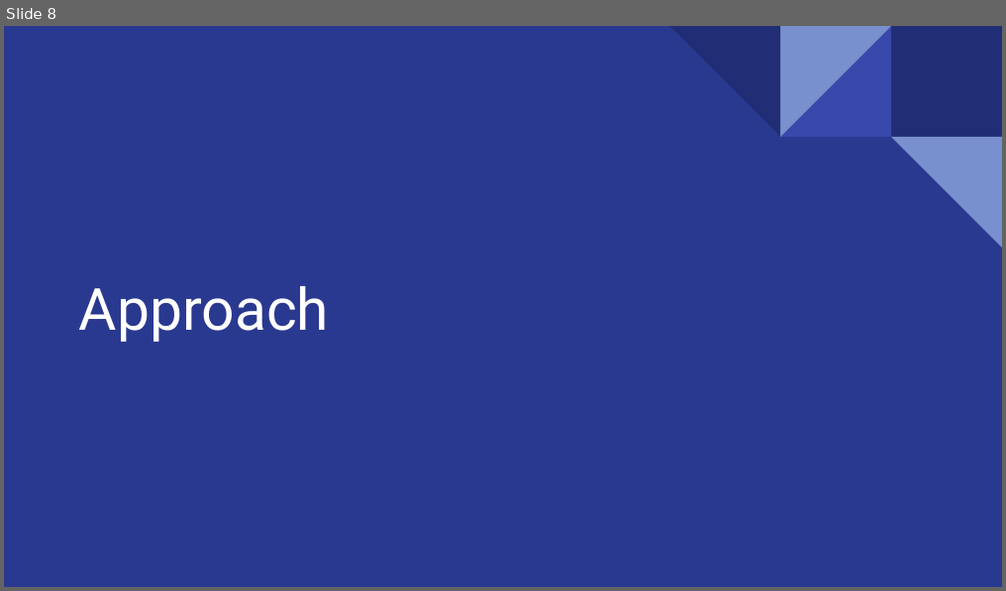
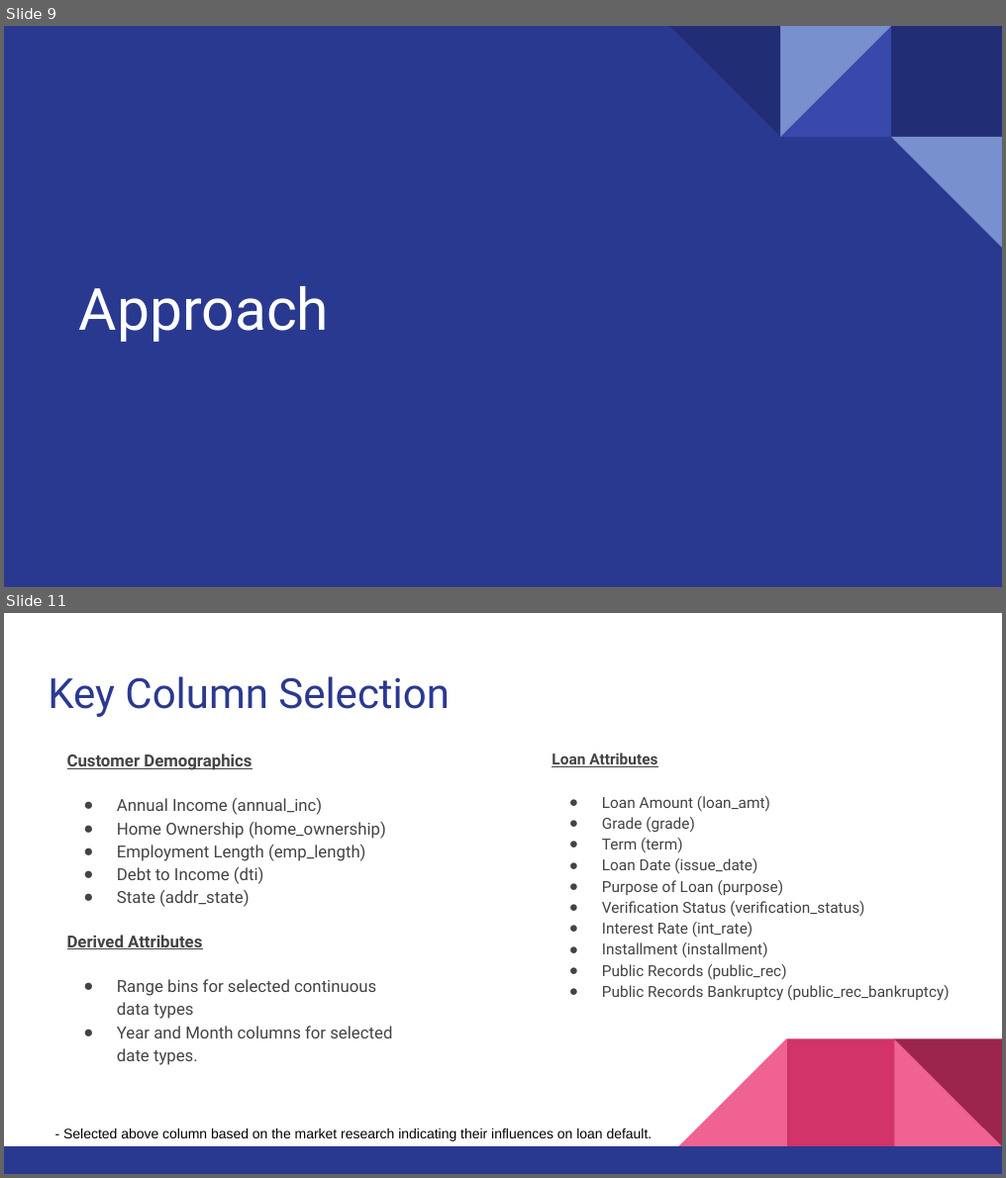
Before and after one commit to rajeevin/LendingClubCaseStudy, a slide deck: Lending Club Case study.pptx. Shown one above the other, each under a label of ours: slide 8 before the commit, slides 9 and 11 after it; the slides between them are not shown. The pictures are 1006x591 and 1006x1178 pixels, drawn with LibreOffice and Linux fonts; fonts in the diff are those of the drawing. Boxes give left, top, right and bottom in pixels: in the first picture for what was removed or moved away, otherwise in the second. Text is boxed around its words. In the diff, an @@ line names an element or a change of style, - is before the commit and + after.

```diff
--- a/Lending Club Case study.pptx
+++ b/Lending Club Case study.pptx
@@ slide 11 added at bbox=[4, 613, 1002, 1174], background #FFFFFF @@
@@ title added at bbox=[48, 676, 450, 717], 30 pt, text #2A3990 @@
+Key Column Selection
@@ text added at bbox=[67, 754, 386, 907], 12 pt, text #434343 @@
+Customer Demographics
+● Annual Income (annual_inc)
+● Home Ownership (home_ownership)
+● Employment Length (emp_length)
+● Debt to Income (dti)
+● State (addr_state)
@@ text added at bbox=[551, 753, 949, 1001], 11 pt, text #434343 @@
+Loan Attributes
+● Loan Amount (loan_amt)
+● Grade (grade)
+● Term (term)
+● Loan Date (issue_date)
+● Purpose of Loan (purpose)
+● Verification Status (verification_status)
+● Interest Rate (int_rate)
+● Installment (installment)
+● Public Records (public_rec)
+● Public Records Bankruptcy (public_rec_bankruptcy)
@@ text added at bbox=[67, 935, 392, 1065], 12 pt, text #434343 @@
+Derived Attributes
+● Range bins for selected continuous data types
+● Year and Month columns for selected date types.
@@ group added at bbox=[4, 1039, 1002, 1174]: 3 right triangles, 2 rectangles @@
@@ text added at bbox=[63, 1129, 652, 1142], 10 pt, text #000000 @@
+- Selected above column based on the market research indicating their influences on loan default.
@@ what was slide 8 is now slide 9 @@
```
Also in this commit, not shown: 12 slides changed, 3 other slides added, 1 slide removed, 1 other file.
